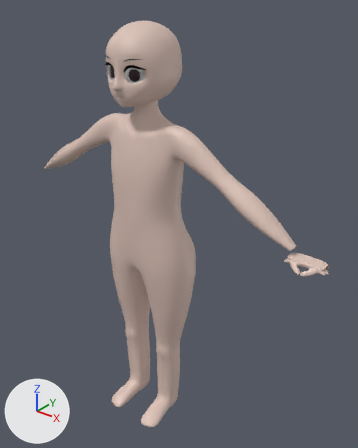
The Blender file Assets/Blend Files/Base.blend as it was, and as the next commit left it.
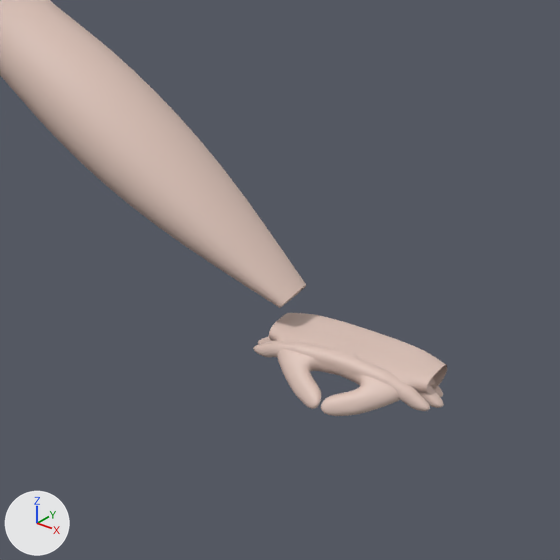
The first picture shows the older version from a 50 mm camera at (1.347, -1.466, 1.973) aimed at (0.092, 0.103, 1.0). The close-ups show both versions on the part from 63% to 99% of the width and 40% to 69% of the height of that picture; other places that the commit changed are outside them. Every picture has the same lights, and +X, +Y and +Z are marked at lower left.

The first close-up shows 'Body', 'Hand'.
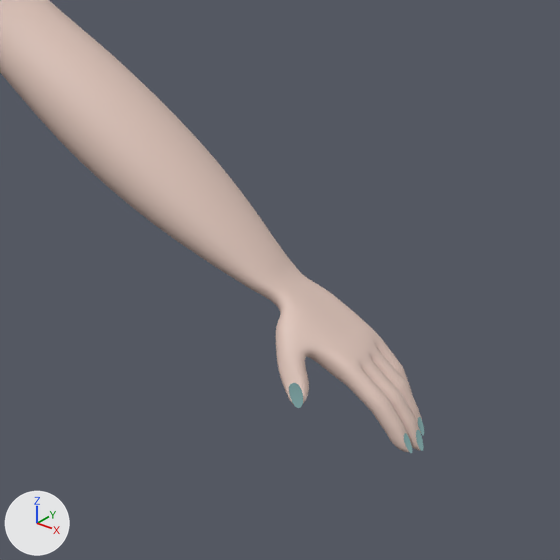
What changed in the scene script:
```text
Change me_cube_002:
    used by ob_body; location = (0.0, 0.0, 0.0)
    remove me_cube_002.from_pydata(...)  # 231 vertices, 214 faces; spans x 0.0..0.7, y -0.2..0.17, z 0.0..1.59
    add me_cube_002.from_pydata(...)  # 896 vertices, 914 faces; spans x -0.83..0.83, y -0.2..0.17, z 0.0..1.57
    me_cube_002 part 1: 6 vertices moved from x 0.69..0.7, y -0.02..0.02, z 1.11..1.13 to x 0.66..0.68, y -0.03..0.03, z 1.12..1.15; 229 vertices added at x 0.68..0.83, y -0.07..0.04, z 1.03..1.14
    add me_cube_002.materials.append(mat_hair_exponent)
Change ob_body:
    remove _m = ob_body.modifiers.new('Mirror', 'MIRROR')
    remove _m.use_clip = True
    remove _m.merge_threshold = 0.0001
Remove ob_hand:
    ob_hand = bpy.data.objects.new('Hand', me_cube)
    ob_hand.location = (0.754, -0.005, 1.087)
    _m = ob_hand.modifiers.new('Subdivision', 'SUBSURF')
    _m = ob_hand.modifiers.new('Mirror', 'MIRROR')
```

What differs and where, as boxes [x1, y1, x2, y2] in the close-ups (560 x 560 px):
'Body', reshaped, modifiers changed
    before: [0, 0, 306, 308]
    after: [0, 0, 424, 453]
'Hand', deleted
    before: [253, 313, 447, 416]
part 1 of me_cube_002, built on
    after: [238, 244, 424, 453]
